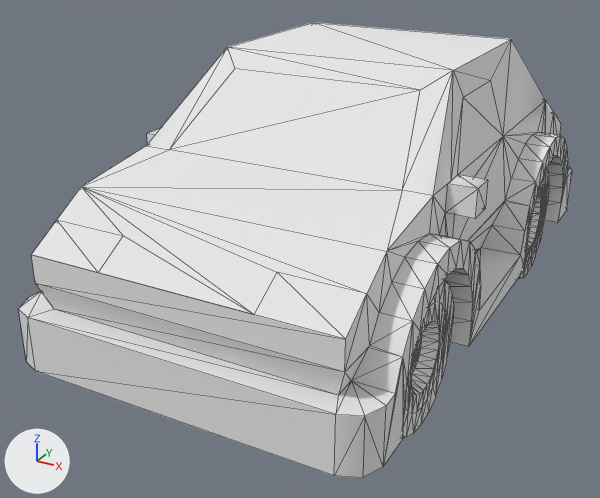
An edit to the OBJ model Assets/Assets/kenney_car-kit/Models/OBJ format/sedanSports.obj, drawn before and after from the same camera.
Camera for both pictures: a 50 mm camera at (1.35, -2.84, 1.67) aimed at (-0.13, -0.16, 0.33). Lighting does not change. The marker at lower left points along +X, +Y and +Z. The older version comes first. Mesh edges are drawn as thin lines. Where no turn or scale is listed for an object, it has been applied to the vertices.

Names of what the first picture shows: 'sedanSports'.
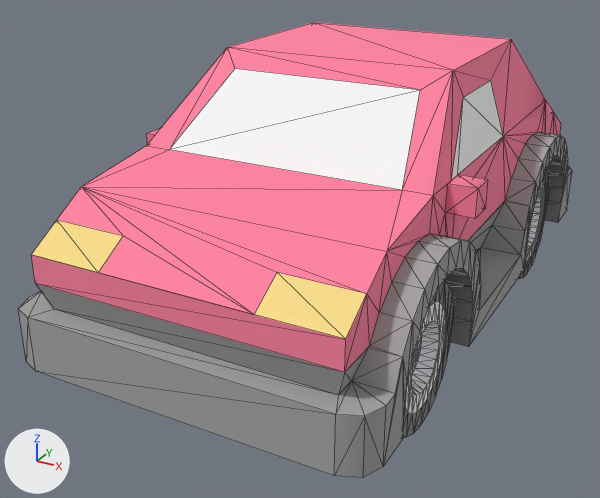
What differs and where, as boxes (x1, y1, x2, y2) in the pictures (600 x 498 px):
'sedanSports', recoloured: (19, 22, 572, 478) in both

What changed in the scene script:
```text
Change mat_plastic:
    mat_plastic.base_color: (0.8, 0.8, 0.8) -> (0.376, 0.376, 0.376)  # white #e7e7e7 -> grey #a5a5a5
Change mat_cartire:
    mat_cartire.base_color: (0.8, 0.8, 0.8) -> (0.239, 0.239, 0.239)  # white #e7e7e7 -> grey #868686
Change mat_paintred:
    mat_paintred.base_color: (0.8, 0.8, 0.8) -> (1.0, 0.227, 0.36)  # white #e7e7e7 -> pink #ff83a2
Change mat_lightfront:
    mat_lightfront.base_color: (0.8, 0.8, 0.8) -> (0.961, 0.725, 0.259)  # white #e7e7e7 -> yellow #fbdd8b
Change mat_wheelinside:
    mat_wheelinside.base_color: (0.8, 0.8, 0.8) -> (0.796, 0.805, 0.84)  # white #e7e7e7 -> white #e7e8ec
```
